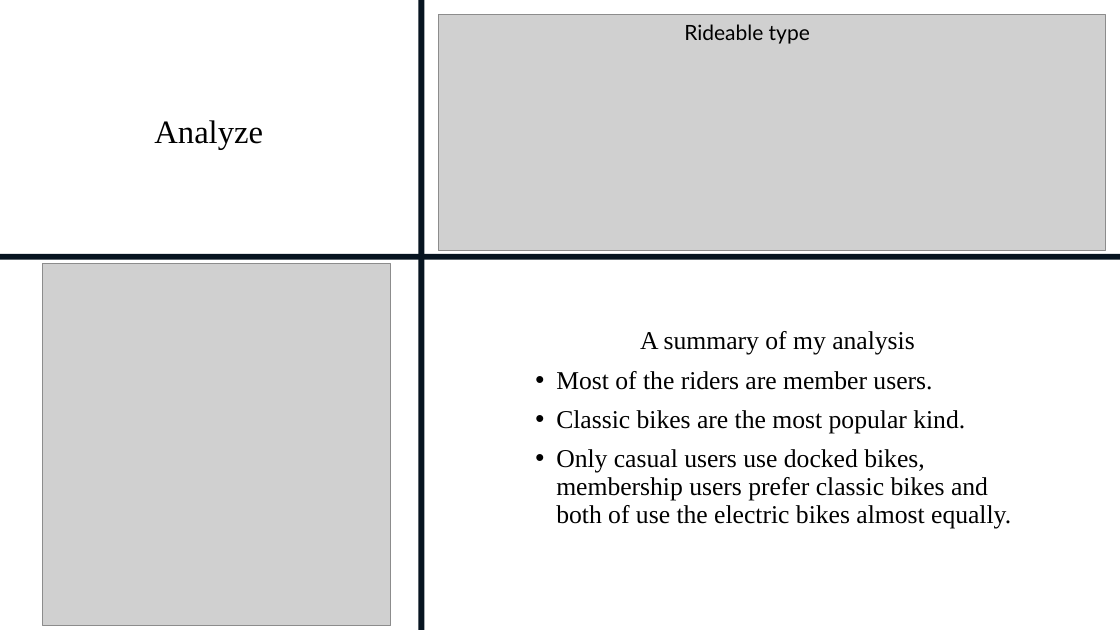
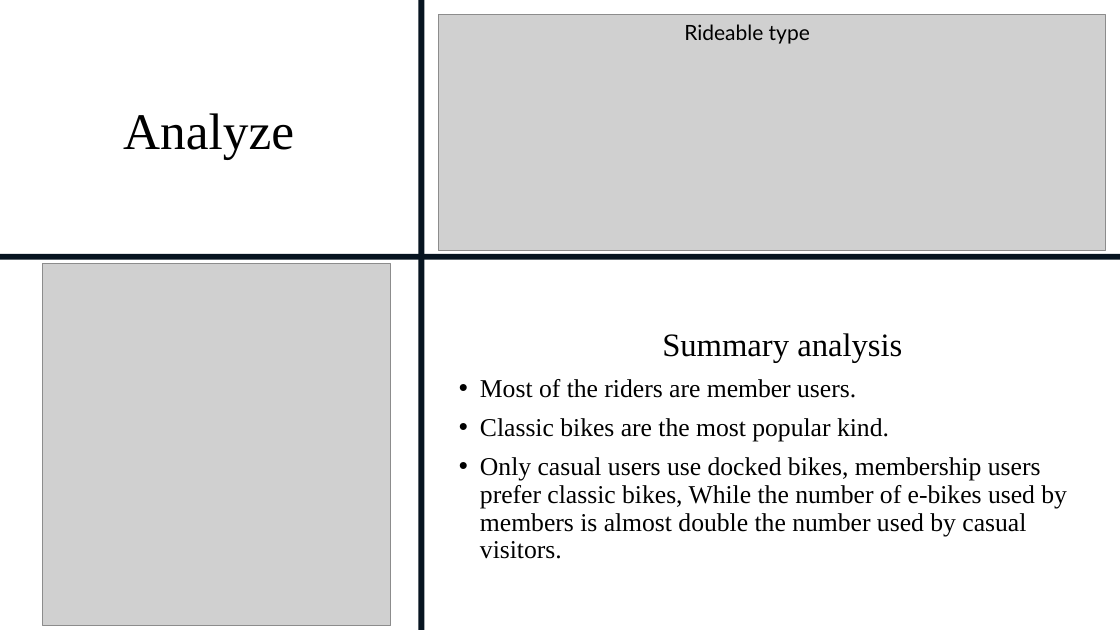
Before and after one commit to y4611676/Unanimous-Project, a slide deck: slide 10 of Bike_Share/How_Does_a_Bike_Share_Navigate_Speedy_Success.pptx. Drawn at 1120x630 pixels with LibreOffice and Linux fonts; fonts in the diff are those of the drawing; grey boxes stand for pictures. Boxes give left, top, right and bottom in pixels: in the first picture for what was removed or moved away, otherwise in the second. Text is boxed around its words. In the diff, an @@ line names an element or a change of style, - is before the commit and + after.

```diff
--- a/Bike_Share/How_Does_a_Bike_Share_Navigate_Speedy_Success.pptx
+++ b/Bike_Share/How_Does_a_Bike_Share_Navigate_Speedy_Success.pptx
@@ title "Analyze" at bbox=[123, 113, 294, 160]: size 28 to 44 pt @@
@@ text "Summary analysis": place and size @@
-text "Summary analysis" at bbox=[556, 331, 1011, 528]
+text "Summary analysis" at bbox=[480, 333, 1067, 559]
@@ text at bbox=[662, 333, 902, 362]: text changed; size 22 to 28 pt @@
-A summary of my analysis
+Summary analysis
@@ text at bbox=[480, 457, 1067, 559]: text changed @@
-• Only casual users use docked bikes, membership users prefer classic bikes and both of use the electric bikes almost equally.
+• Only casual users use docked bikes, membership users prefer classic bikes, While the number of e-bikes used by members is almost double the number used by casual visitors.
```
Also in this commit, not shown: 9 other slides changed, 1 other file.
